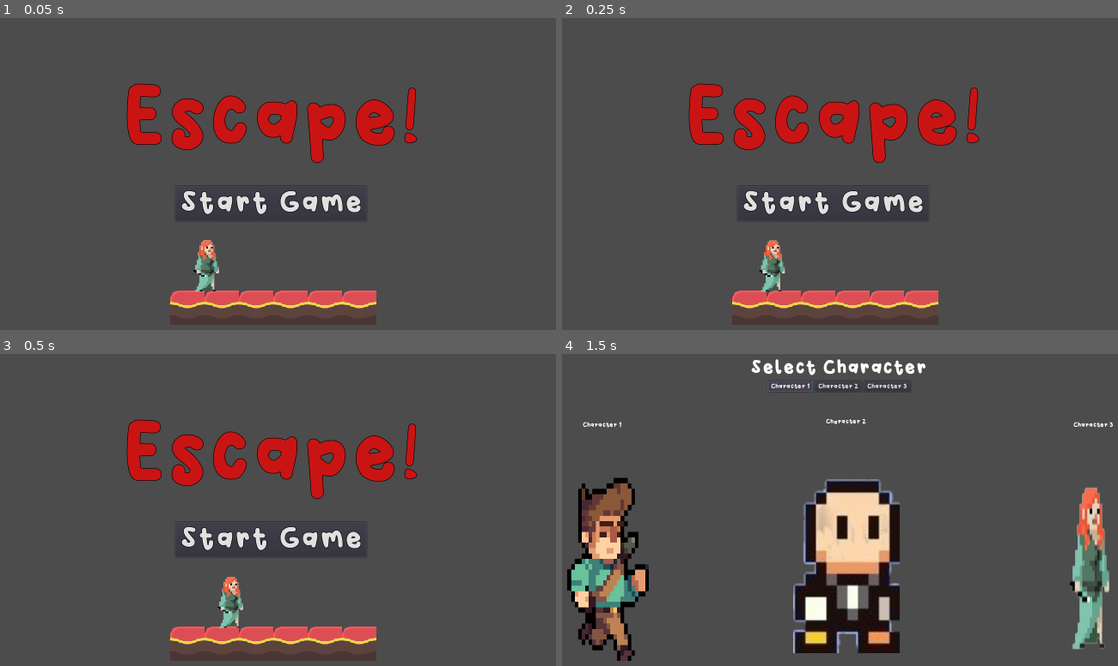
Above: before the commit, frames 1-4 (two rows, left to right).
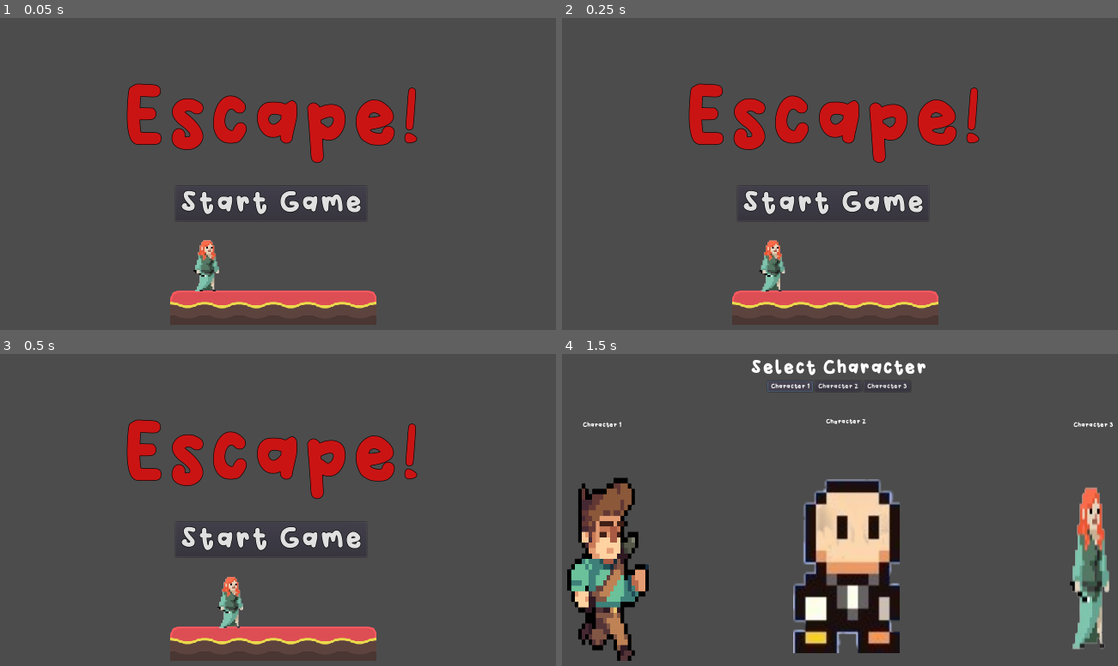
Above: after the commit, the same moments.

Repository: jonahshader/back5_platformer_unit3
Game: Godot game, scene res://scenes/menus/MainMenu.tscn
Same seed, same stepped clock (60 frames per second), same inputs: the game is played once before the commit and once after it.
Inputs:
- Up to frame 1 (0.05 s): no input
- Up to frame 2 (0.25 s): no input
- Up to frame 3 (0.5 s): no input
- Up to frame 4 (1.5 s): click "Start Game" at 0.5 s; click "Character 1" at 1.25 s

The runs differ from the first frame. In frame 1, 0.2% of the frame differs, in the area x 36-68%, y 87-94%; in frame 2, 0.2%; in frame 3, 0.2%; in frame 4, nothing differs.

Commit message:
Tile changes

Diff:
--- a/scenes/menus/MainMenu.tscn
+++ b/scenes/menus/MainMenu.tscn
@@ -63,7 +63,7 @@
 
 [node name="TileMap" parent="." instance=ExtResource( 3 )]
 position = Vector2( 312.507, 673.465 )
-tile_data = PoolIntArray( -131070, 0, 1, -131069, 0, 1, -131068, 0, 1, -131067, 0, 1, -131066, 0, 1, -131065, 0, 1 )
+tile_data = PoolIntArray( -131070, 0, 1, -131069, 0, 2, -131068, 0, 2, -131067, 0, 2, -131066, 0, 2, -131065, 0, 3 )
 
 [node name="wizard_walk" type="Sprite" parent="."]
 position = Vector2( 770.485, 498.016 )
Not shown: 2 places in scenes/menus/MainMenu.tscn that only renumber resources
Not shown, changed: scenes/.DS_Store
